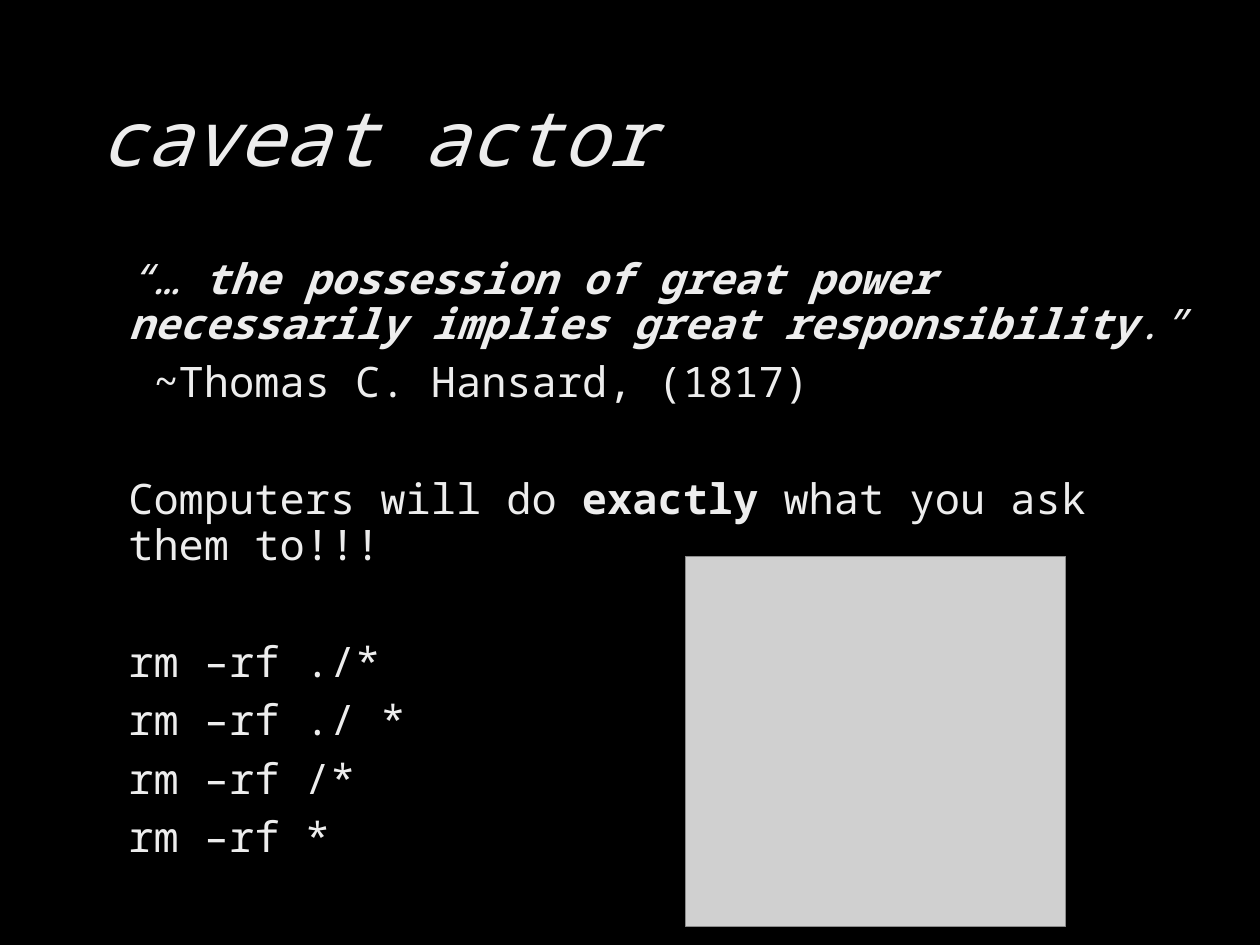
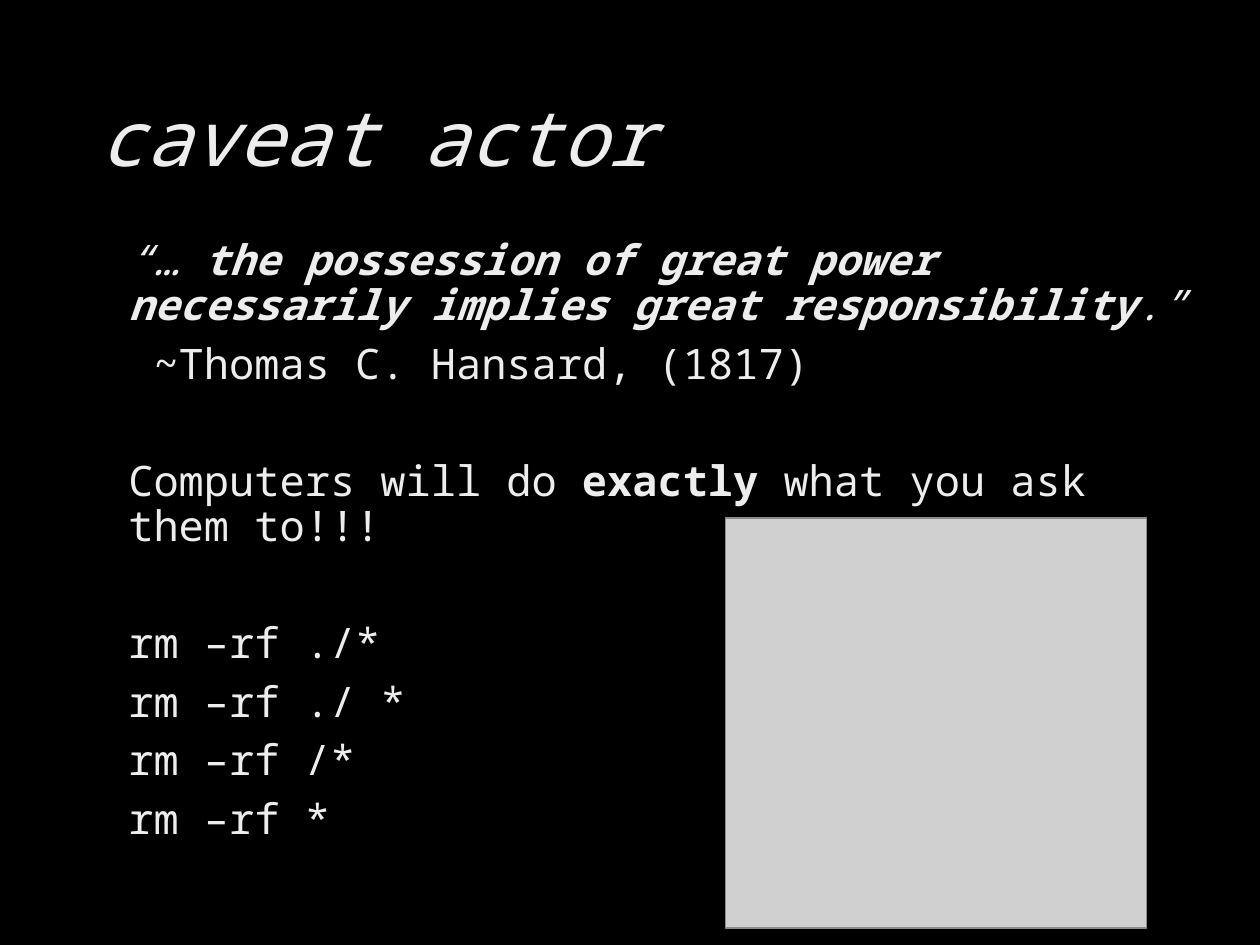
Before and after one commit to brevans/MPS_Workshop, a slide deck: slide 28 of presentations/Modern Computing.pptx (slide 30 before the commit). Drawn at 1260x945 pixels with LibreOffice and Linux fonts; fonts in the diff are those of the drawing; grey boxes stand for pictures; background and template pictures are left out. Boxes give left, top, right and bottom in pixels: in the first picture for what was removed or moved away, otherwise in the second. Text is boxed around its words. In the diff, an @@ line names an element or a change of style, - is before the commit and + after.

```diff
--- a/presentations/Modern Computing.pptx
+++ b/presentations/Modern Computing.pptx
@@ text "“… the possession of great ...": place and size @@
-text "“… the possession of great ..." at (128, 261, 1187, 852)
+text "“… the possession of great ..." at (128, 242, 1187, 834)
@@ picture: place and size @@
-picture at (685, 557, 1065, 927)
+picture at (726, 518, 1147, 929)
```
Also in this commit, not shown: 3 other slides changed, 1 slide added, 3 slides removed, 1 other file.
